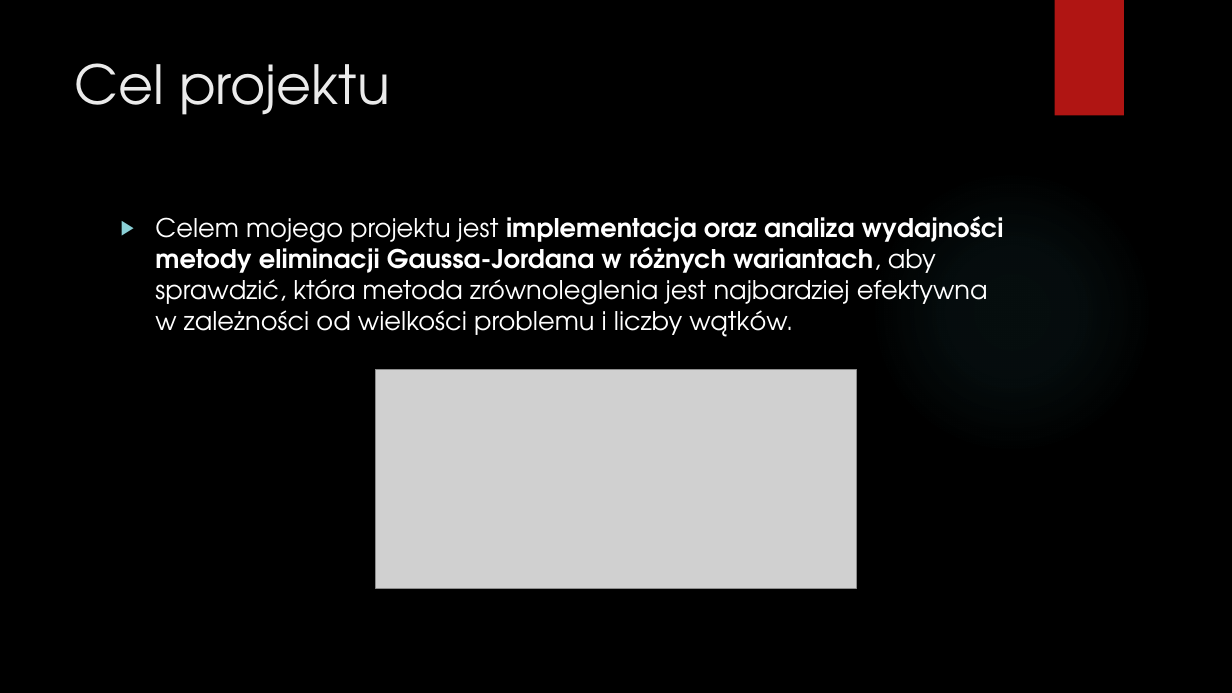
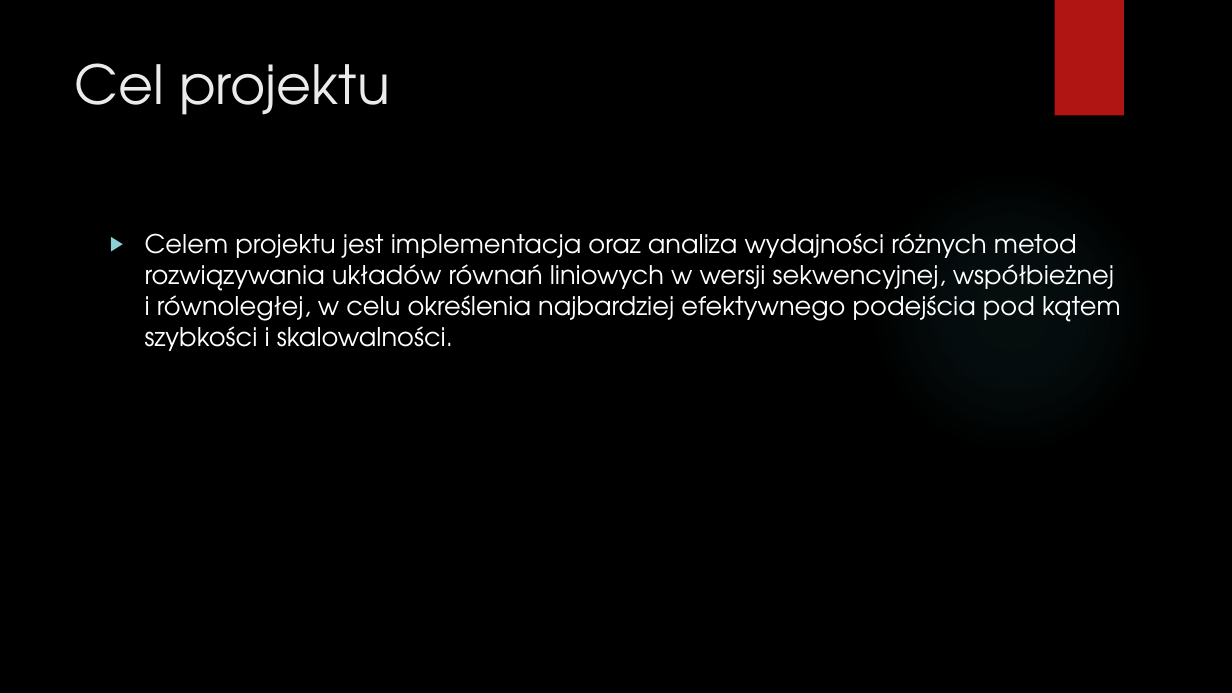
Before and after one commit to DawidGarncarek/Studia-Stopien-II, a slide deck: slide 2 of Semestr 2/Programowanie współbieżne i rozproszone/Projekt_wykład/Prezentacja_cz1.pptx. Drawn at 1232x693 pixels with LibreOffice and Linux fonts; fonts in the diff are those of the drawing; grey boxes stand for pictures; background and template pictures are left out. Boxes give left, top, right and bottom in pixels: in the first picture for what was removed or moved away, otherwise in the second. Text is boxed around its words. In the diff, an @@ line names an element or a change of style, - is before the commit and + after.

```diff
--- a/Semestr 2/Programowanie współbieżne i rozproszone/Projekt_wykład/Prezentacja_cz1.pptx
+++ b/Semestr 2/Programowanie współbieżne i rozproszone/Projekt_wykład/Prezentacja_cz1.pptx
@@ text at [145, 233, 1121, 351]: text changed @@
-▶ Celem mojego projektu jest implementacja oraz analiza wydajności metody eliminacji Gaussa-Jordana w różnych wariantach, aby sprawdzić, która metoda zrównoleglenia jest najbardziej efektywna w zależności od wielkości problemu i liczby wątków.
+▶ Celem projektu jest implementacja oraz analiza wydajności różnych metod rozwiązywania układów równań liniowych w wersji sekwencyjnej, współbieżnej i równoległej, w celu określenia najbardziej efektywnego podejścia pod kątem szybkości i skalowalności.
@@ picture removed at [375, 370, 857, 588] @@
```
Also in this commit, not shown: 5 other slides changed, 1 slide added, 1 slide removed, 3 other files.
